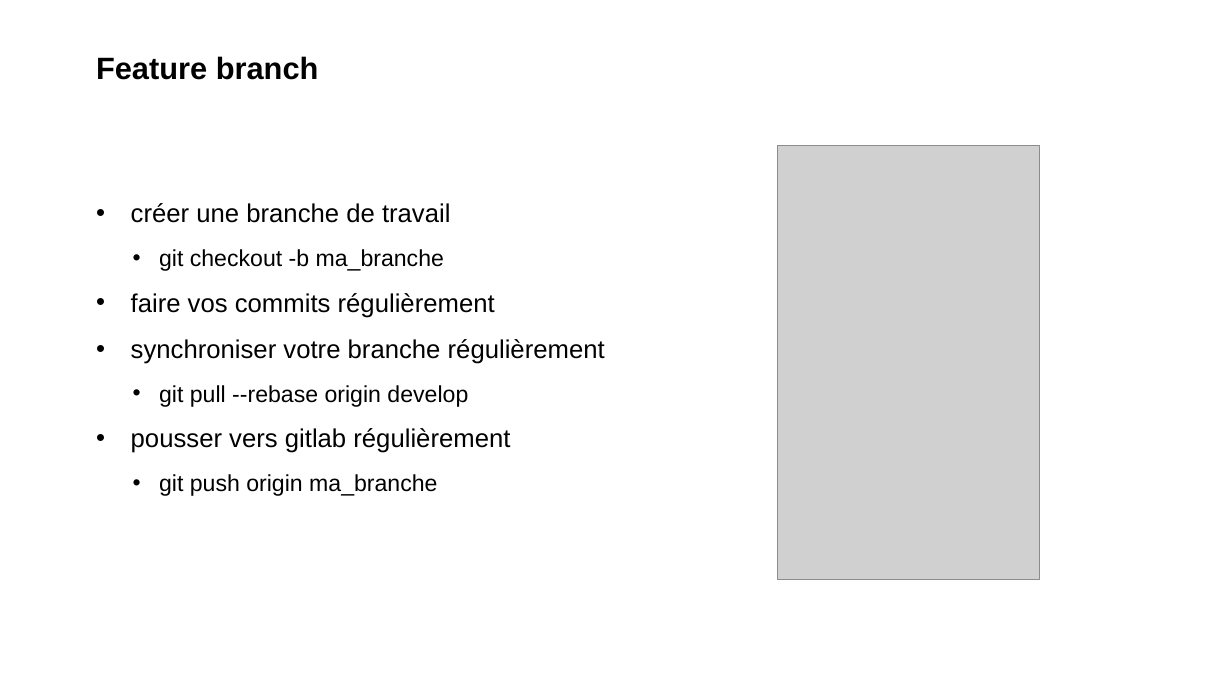
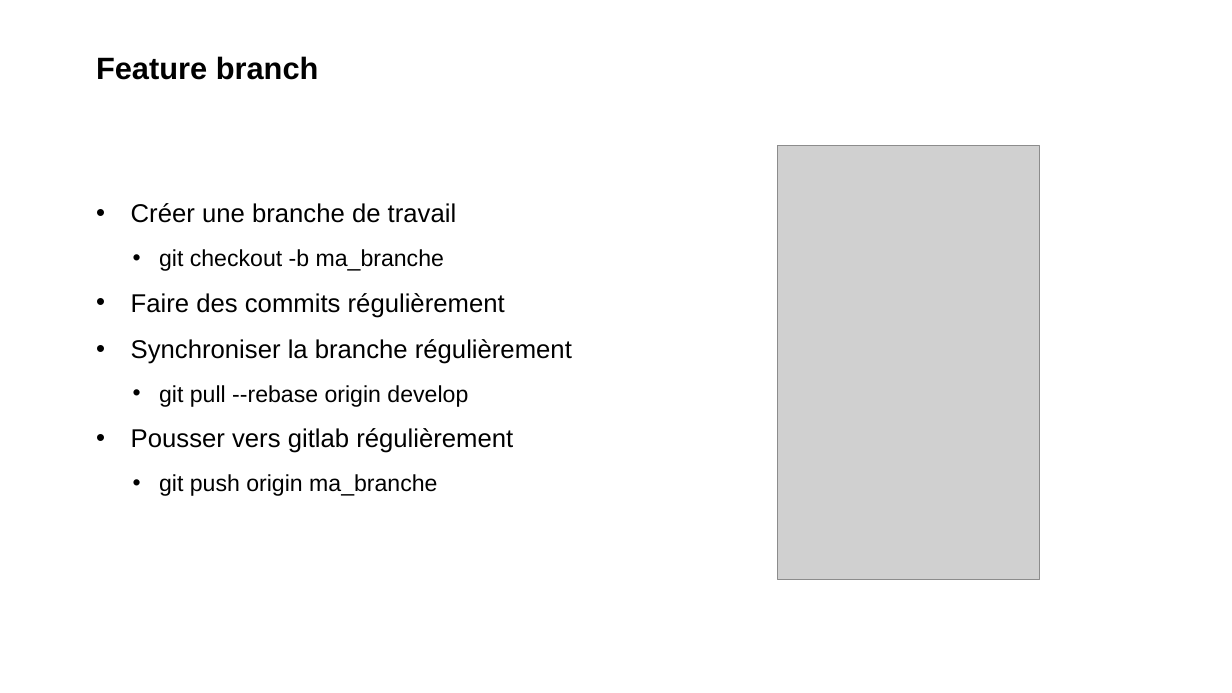
Before and after one commit to Xaviou1003/formation-git, a slide deck: slide 47 of Formation Git - basique.pptx. Drawn at 1232x693 pixels with LibreOffice and Linux fonts; fonts in the diff are those of the drawing; grey boxes stand for pictures; background and template pictures are left out. Boxes give left, top, right and bottom in pixels: in the first picture for what was removed or moved away, otherwise in the second. Text is boxed around its words. In the diff, an @@ line names an element or a change of style, - is before the commit and + after.

```diff
--- a/Formation Git - basique.pptx
+++ b/Formation Git - basique.pptx
@@ text at (131, 203, 456, 223): text changed @@
-• créer une branche de travail
+• Créer une branche de travail
@@ text at (131, 293, 572, 364): text changed @@
-• faire vos commits régulièrement
-• synchroniser votre branche régulièrement
+• Faire des commits régulièrement
+• Synchroniser la branche régulièrement
@@ text at (131, 428, 513, 453): text changed @@
-• pousser vers gitlab régulièrement
+• Pousser vers gitlab régulièrement
```
Also in this commit, not shown: 24 other slides changed, 1 other file.
